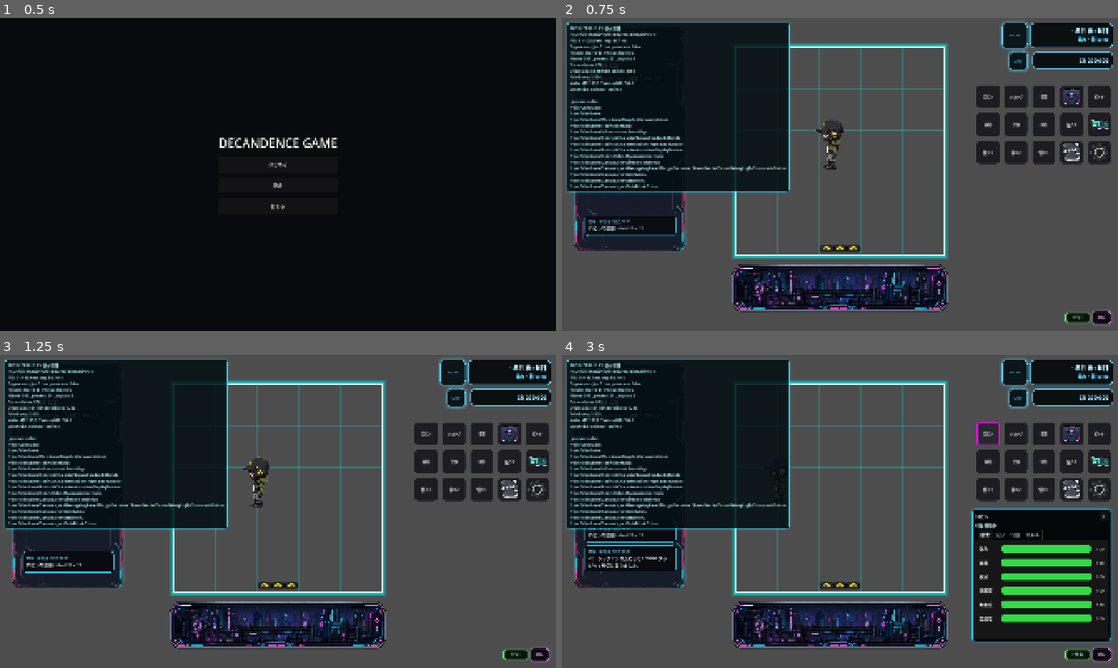
Above: before the commit, frames 1-4 (two rows, left to right).
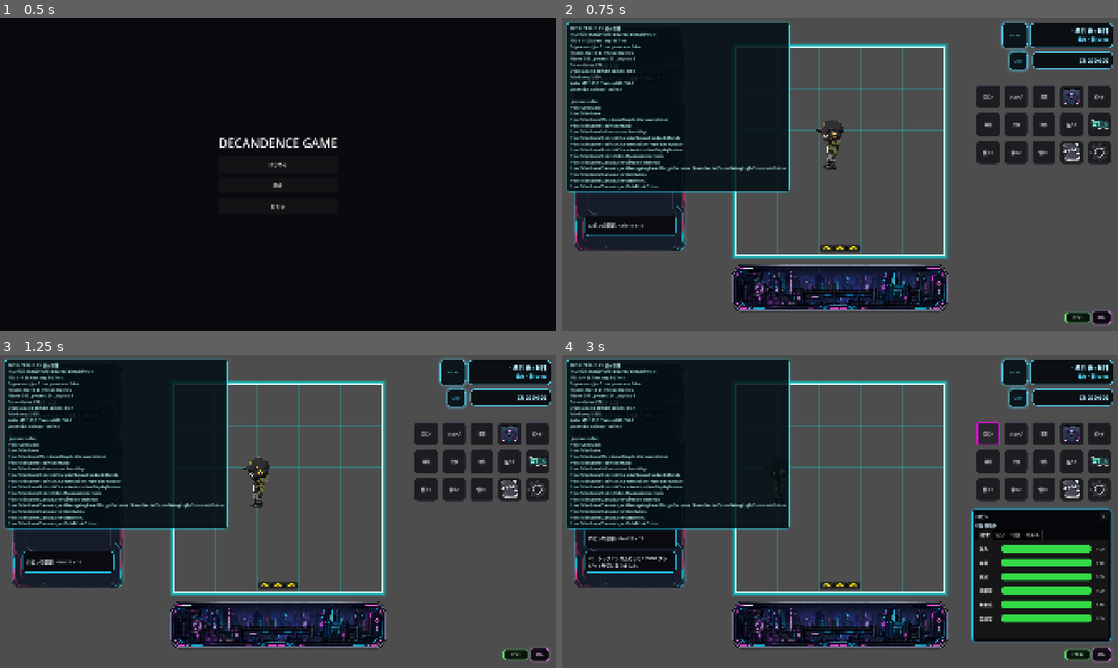
Above: after the commit, the same moments.

Repository: grimoire1089-coder/optimistic
Game: Godot game, scene res://Scenes/Boot/TitleScene.tscn
Two runs of this game, one before a commit and one after it. Both use one fixed random seed, a clock stepped at 60 frames per second and the inputs below. Sound files missing from this copy of the repository are replaced by a short silence.
Inputs:
- Up to frame 1 (0.5 s): no input
- Up to frame 2 (0.75 s): click "はじめる" at 0.5 s
- Up to frame 3 (1.25 s): no input
- Up to frame 4 (3 s): click "BGM" at 1.25 s; click "OFF" at 2 s; click "ロビン" at 2.75 s

Frame 1 is identical in both runs. In frame 2, 0.2% of the frame differs, in the area x 4-15%, y 14-68%; in frame 3, 0.3%; in frame 4, 0.9%, in the area x 3-21%, y 14-70%.

Commit message:
Keep message log scrolled after card animations

Diff:
--- a/Scripts/UI/HUD/MessageLogPanel.gd
+++ b/Scripts/UI/HUD/MessageLogPanel.gd
@@ -474,6 +474,13 @@
 	tween.tween_property(card, "offset_top", -target_card_height, card_enter_duration)
 	tween.tween_property(card, "offset_bottom", 0.0, card_enter_duration)
 	tween.tween_property(card, "modulate:a", 1.0, card_enter_duration)
+	if auto_scroll_to_latest:
+		tween.finished.connect(_on_message_card_animation_finished)
+
+
+func _on_message_card_animation_finished() -> void:
+	if auto_scroll_to_latest:
+		call_deferred("_scroll_to_latest")
 
 
 func _trim_old_messages(channel: int) -> void:
@@ -540,136 +547,126 @@
 	scroll_container.scroll_vertical = int(vertical_scroll_bar.max_value)
 
 
-func _play_notice_sfx() -> void:
-	if notice_sfx == null:
-		return
-	AudioPlayer.play_sfx(notice_sfx, 1.0, notice_sfx_volume_db)
-
-
-func _load_default_notice_sfx_if_needed() -> void:
-	if notice_sfx != null:
-		return
-	if ResourceLoader.exists(DEFAULT_NOTICE_SFX_PATH):
-		notice_sfx = load(DEFAULT_NOTICE_SFX_PATH) as AudioStream
+func _make_card_style(channel: int) -> StyleBoxFlat:
+	var style := StyleBoxFlat.new()
+	style.bg_color = _get_card_background_color(channel)
+	style.border_color = _get_card_border_color(channel)
+	style.set_border_width_all(1)
+	style.set_corner_radius_all(10)
+	style.set_content_margin_all(0.0)
+	return style
+
+
+func _get_card_background_color(channel: int) -> Color:
+	match channel:
+		LogChannel.CHARACTER:
+			return character_card_background_color
+		LogChannel.EXPLORATION:
+			return exploration_card_background_color
+		LogChannel.DEBUG:
+			return debug_card_background_color
+		_:
+			return card_background_color
+
+
+func _get_card_border_color(channel: int) -> Color:
+	match channel:
+		LogChannel.CHARACTER:
+			return character_card_border_color
+		LogChannel.EXPLORATION:
+			return exploration_card_border_color
+		LogChannel.DEBUG:
+			return debug_card_border_color
+		_:
+			return card_border_color
+
+
+func _get_card_text_color(channel: int) -> Color:
+	match channel:
+		LogChannel.CHARACTER:
+			return character_card_text_color
+		LogChannel.EXPLORATION:
+			return exploration_card_text_color
+		LogChannel.DEBUG:
+			return debug_card_text_color
+		_:
+			return card_text_color
+
+
+func _get_card_timestamp_text_color(channel: int) -> Color:
+	match channel:
+		LogChannel.CHARACTER:
+			return character_card_timestamp_text_color
+		LogChannel.EXPLORATION:
+			return exploration_card_timestamp_text_color
+		LogChannel.DEBUG:
+			return debug_card_timestamp_text_color
+		_:
+			return card_timestamp_text_color
+
+
+func _get_messages_for_channel(channel: int) -> Array[Dictionary]:
+	match channel:
+		LogChannel.CHARACTER:
+			return _character_messages
+		LogChannel.EXPLORATION:
+			return _exploration_messages
+		LogChannel.DEBUG:
+			return _debug_messages
+		_:
+			return _normal_messages
+
+
+func _get_queued_messages_for_channel(channel: int) -> Array[Dictionary]:
+	match channel:
+		LogChannel.CHARACTER:
+			return _queued_character_messages
+		LogChannel.EXPLORATION:
+			return _queued_exploration_messages
+		LogChannel.DEBUG:
+			return _queued_debug_messages
+		_:
+			return _queued_normal_messages
+
+
+func _is_processing_queue(channel: int) -> bool:
+	match channel:
+		LogChannel.CHARACTER:
+			return _is_processing_character_queue
+		LogChannel.EXPLORATION:
+			return _is_processing_exploration_queue
+		LogChannel.DEBUG:
+			return _is_processing_debug_queue
+		_:
+			return _is_processing_normal_queue
+
+
+func _set_processing_queue(channel: int, is_processing: bool) -> void:
+	match channel:
+		LogChannel.CHARACTER:
+			_is_processing_character_queue = is_processing
+		LogChannel.EXPLORATION:
+			_is_processing_exploration_queue = is_processing
+		LogChannel.DEBUG:
+			_is_processing_debug_queue = is_processing
+		_:
+			_is_processing_normal_queue = is_processing
+
+
+func _trim_message_array(messages: Array[Dictionary]) -> void:
+	while messages.size() > max_messages:
+		messages.pop_front()
+
+
+func _trim_all_old_messages() -> void:
+	_trim_message_array(_normal_messages)
+	_trim_message_array(_character_messages)
+	_trim_message_array(_exploration_messages)
+	_trim_message_array(_debug_messages)
 
 
 func _get_current_messages_count() -> int:
 	return _get_messages_for_channel(_current_channel).size()
-
-
-func _get_messages_for_channel(channel: int) -> Array[Dictionary]:
-	if channel == LogChannel.DEBUG:
-		return _debug_messages
-	if channel == LogChannel.CHARACTER:
-		return _character_messages
-	if channel == LogChannel.EXPLORATION:
-		return _exploration_messages
-	return _normal_messages
-
-
-func _get_queued_messages_for_channel(channel: int) -> Array[Dictionary]:
-	if channel == LogChannel.DEBUG:
-		return _queued_debug_messages
-	if channel == LogChannel.CHARACTER:
-		return _queued_character_messages
-	if channel == LogChannel.EXPLORATION:
-		return _queued_exploration_messages
-	return _queued_normal_messages
-
-
-func _is_processing_queue(channel: int) -> bool:
-	if channel == LogChannel.DEBUG:
-		return _is_processing_debug_queue
-	if channel == LogChannel.CHARACTER:
-		return _is_processing_character_queue
-	if channel == LogChannel.EXPLORATION:
-		return _is_processing_exploration_queue
-	return _is_processing_normal_queue
-
-
-func _set_processing_queue(channel: int, processing: bool) -> void:
-	if channel == LogChannel.DEBUG:
-		_is_processing_debug_queue = processing
-		return
-	if channel == LogChannel.CHARACTER:
-		_is_processing_character_queue = processing
-		return
-	if channel == LogChannel.EXPLORATION:
-		_is_processing_exploration_queue = processing
-		return
-	_is_processing_normal_queue = processing
-
-
-func _build_debug_log_export_text() -> String:
-	var lines: PackedStringArray = []
-	lines.append("Optimistic Debug Log")
-	lines.append("exported_at=%s" % _make_timestamp_text())
-	lines.append("message_count=%d" % _debug_messages.size())
-	if not _last_exported_debug_log_path.is_empty():
-		lines.append("previous_export=%s" % ProjectSettings.globalize_path(_last_exported_debug_log_path))
-	lines.append("---")
-	for index in range(_debug_messages.size()):
-		var entry: Dictionary = _debug_messages[index]
-		var issued_at_text := _get_message_entry_issued_at_text(entry)
-		if issued_at_text.is_empty():
-			lines.append("%03d: %s" % [index + 1, _get_message_entry_text(entry)])
-		else:
-			lines.append("%03d [%s] %s" % [index + 1, issued_at_text, _get_message_entry_text(entry)])
-	return "\n".join(lines) + "\n"
-
-
-func _make_debug_log_file_path() -> String:
-	return "%s/%s_%s.txt" % [DEBUG_LOG_EXPORT_DIRECTORY, DEBUG_LOG_EXPORT_PREFIX, _make_file_timestamp_text()]
-
-
-func _make_file_timestamp_text() -> String:
-	var stamp: Dictionary = Time.get_datetime_dict_from_system()
-	return "%04d%02d%02d_%02d%02d%02d" % [
-		int(stamp.get("year", 0)),
-		int(stamp.get("month", 0)),
-		int(stamp.get("day", 0)),
-		int(stamp.get("hour", 0)),
-		int(stamp.get("minute", 0)),
-		int(stamp.get("second", 0)),
-	]
-
-
-func _make_timestamp_text() -> String:
-	var stamp: Dictionary = Time.get_datetime_dict_from_system()
-	return "%04d-%02d-%02d %02d:%02d:%02d" % [
-		int(stamp.get("year", 0)),
-		int(stamp.get("month", 0)),
-		int(stamp.get("day", 0)),
-		int(stamp.get("hour", 0)),
-		int(stamp.get("minute", 0)),
-		int(stamp.get("second", 0)),
-	]
-
-
-func _make_message_entry(message: String, issued_at_text: String = "") -> Dictionary:
-	var safe_issued_at_text := issued_at_text.strip_edges()
-	if safe_issued_at_text.is_empty():
-		safe_issued_at_text = _make_game_issued_at_text()
-	return {
-		"message": message,
-		"issued_at_text": safe_issued_at_text,
-	}
-
-
-func _make_game_issued_at_text() -> String:
-	return "発行: %s" % MessageLogTimestampModule.make_game_timestamp_text(self)
-
-
-func _get_message_entry_text(message_entry: Dictionary) -> String:
-	return str(message_entry.get("message", ""))
-
-
-func _get_message_entry_issued_at_text(message_entry: Dictionary) -> String:
-	return str(message_entry.get("issued_at_text", ""))
-
-
-func _has_visible_timestamp(message_entry: Dictionary) -> bool:
-	return show_game_timestamp_on_cards and not _get_message_entry_issued_at_text(message_entry).is_empty()
 
 
 func _to_packed_string_array(messages: Array[Dictionary]) -> PackedStringArray:
@@ -679,41 +676,89 @@
 	return result
 
 
-func _get_card_text_color(channel: int) -> Color:
-	if channel == LogChannel.DEBUG:
-		return debug_card_text_color
-	if channel == LogChannel.CHARACTER:
-		return character_card_text_color
-	if channel == LogChannel.EXPLORATION:
-		return exploration_card_text_color
-	return card_text_color
-
-
-func _get_card_timestamp_text_color(channel: int) -> Color:
-	if channel == LogChannel.DEBUG:
-		return debug_card_timestamp_text_color
-	if channel == LogChannel.CHARACTER:
-		return character_card_timestamp_text_color
-	if channel == LogChannel.EXPLORATION:
-		return exploration_card_timestamp_text_color
-	return card_timestamp_text_color
-
-
-func _make_card_style(channel: int) -> StyleBoxFlat:
-	var style := StyleBoxFlat.new()
-	if channel == LogChannel.DEBUG:
-		style.bg_color = debug_card_background_color
-		style.border_color = debug_card_border_color
-	elif channel == LogChannel.CHARACTER:
-		style.bg_color = character_card_background_color
-		style.border_color = character_card_border_color
-	elif channel == LogChannel.EXPLORATION:
-		style.bg_color = exploration_card_background_color
-		style.border_color = exploration_card_border_color
-	else:
-		style.bg_color = card_background_color
-		style.border_color = card_border_color
-	style.set_border_width_all(1)
-	style.set_corner_radius_all(10)
-	style.set_content_margin_all(0.0)
-	return style
+func _make_message_entry(message: String, issued_at_text: String = "") -> Dictionary:
+	var result := {
+		"message": message,
+		"issued_at_text": issued_at_text,
+	}
+	return result
+
+
+func _get_message_entry_text(message_entry: Dictionary) -> String:
+	return str(message_entry.get("message", ""))
+
+
+func _get_message_entry_issued_at_text(message_entry: Dictionary) -> String:
+	return str(message_entry.get("issued_at_text", ""))
+
+
+func _has_visible_timestamp(message_entry: Dictionary) -> bool:
+	return show_game_timestamp_on_cards and not _get_message_entry_issued_at_text(message_entry).is_empty()
+
+
+func _make_game_issued_at_text() -> String:
+	var game_clock := get_node_or_null("/root/GameClock")
+	if game_clock != null and game_clock.has_method("get_current_time_text"):
+		return "発行: %s" % str(game_clock.call("get_current_time_text"))
+	return ""
+
+
+func _play_notice_sfx() -> void:
+	_load_default_notice_sfx_if_needed()
+	if notice_sfx == null:
+		return
+	AudioPlayer.play_sfx(notice_sfx, 1.0, notice_sfx_volume_db)
+
+
+func _load_default_notice_sfx_if_needed() -> void:
+	if notice_sfx != null:
+		return
+	if ResourceLoader.exists(DEFAULT_NOTICE_SFX_PATH):
+		notice_sfx = load(DEFAULT_NOTICE_SFX_PATH) as AudioStream
+
+
+func _make_debug_log_file_path() -> String:
+	var datetime := Time.get_datetime_dict_from_system()
+	var timestamp := "%04d%02d%02d_%02d%02d%02d" % [
+		int(datetime["year"]),
+		int(datetime["month"]),
+		int(datetime["day"]),
+		int(datetime["hour"]),
+		int(datetime["minute"]),
+		int(datetime["second"]),
+	]
+	return "%s/%s_%s.txt" % [DEBUG_LOG_EXPORT_DIRECTORY, DEBUG_LOG_EXPORT_PREFIX, timestamp]
+
+
+func _build_debug_log_export_text() -> String:
+	var sections: Array[String] = []
+	sections.append("# Message Log Export")
+	sections.append("Generated at: %s" % Time.get_datetime_string_from_system())
+	sections.append("")
+	sections.append("## 通常")
+	sections.append_array(_get_export_lines(_normal_messages))
+	sections.append("")
+	sections.append("## キャラクター")
+	sections.append_array(_get_export_lines(_character_messages))
+	sections.append("")
+	sections.append("## 探索")
+	sections.append_array(_get_export_lines(_exploration_messages))
+	sections.append("")
+	sections.append("## デバッグ")
+	sections.append_array(_get_export_lines(_debug_messages))
+	return "\n".join(sections)
+
+
+func _get_export_lines(messages: Array[Dictionary]) -> PackedStringArray:
+	var lines := PackedStringArray()
+	if messages.is_empty():
+		lines.append("(empty)")
+		return lines
+	for message_entry in messages:
+		var issued_at_text := _get_message_entry_issued_at_text(message_entry)
+		var message_text := _get_message_entry_text(message_entry)
+		if issued_at_text.is_empty():
+			lines.append("- %s" % message_text)
+		else:
+			lines.append("- %s / %s" % [issued_at_text, message_text])
+	return lines
